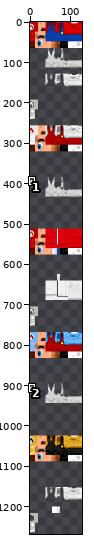
Sprite sheet -- Assets/Models/Players/mario_big/mario_big.png. Above: a wide view before the commit, with the close-up outlined.
Close-up. First the earlier version:
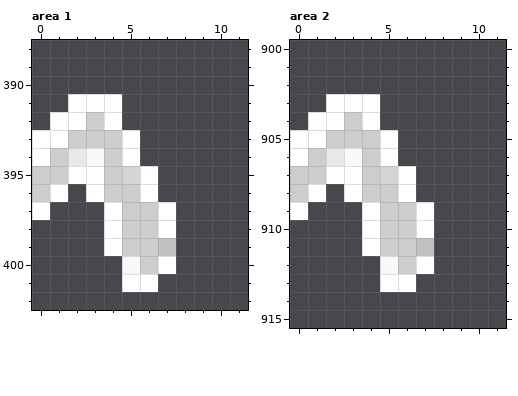
The file is 128x1280 pixels. Colours within 5 levels of each other are drawn and written as one. Shown: area 1: x 0..11, y 388..402; area 2: x 0..11, y 900..915. The wide view leaves out empty margins. The commit also changed other parts of the picture, which this record leaves out.
After:
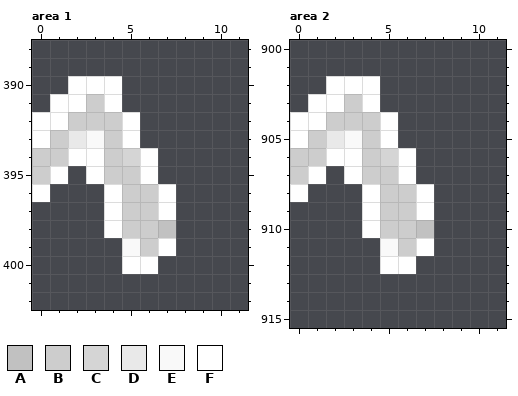
Palette (. is transparent): A #c1c1c1  B #cdcdcd  C #d5d5d5  D #e9e9e9  E #f9f9f9  F #ffffff
The exact change:
Area 1:
y 390: x 2..4 ... -> FFF
y 391: x 1 . -> F; x 3 F -> B
y 392: x 0 . -> F; x 2 F -> B; x 4..5 F. -> BF
y 393: x 1..3 FBB -> BDE
y 394: x 0 F -> B; x 2..3 DE -> FF; x 5..6 F. -> CF
y 395: x 1..2 BF -> F.; x 5 C -> B
y 396: x 0..1 BF -> F.; x 3..4 FB -> .F; x 6..7 F. -> BF
y 397: x 0 F -> .
y 398: x 7 F -> A
y 399: x 4..5 FB -> .E; x 7 A -> F
y 400: x 5..7 EBF -> FF.
y 401: x 5..6 FF -> ..
Area 2:
y 902: x 2..4 ... -> FFF
y 903: x 1 . -> F; x 3 F -> B
y 904: x 0 . -> F; x 2 F -> B; x 4..5 F. -> BF
y 905: x 1..3 FBB -> BDE
y 906: x 0 F -> B; x 2..3 DE -> FF; x 5..6 F. -> CF
y 907: x 1..2 BF -> F.; x 5 C -> B
y 908: x 0..1 BF -> F.; x 3..4 FB -> .F; x 6..7 F. -> BF
y 909: x 0 F -> .
y 910: x 7 F -> A
y 911: x 4..5 FB -> .E; x 7 A -> F
y 912: x 5..7 EBF -> FF.
y 913: x 5..6 FF -> ..
Boxes around the changes in both close-ups, in picture pixels (x1, y1, x2, y2):
changed: (32, 76, 176, 292)
changed: (290, 76, 434, 292)
